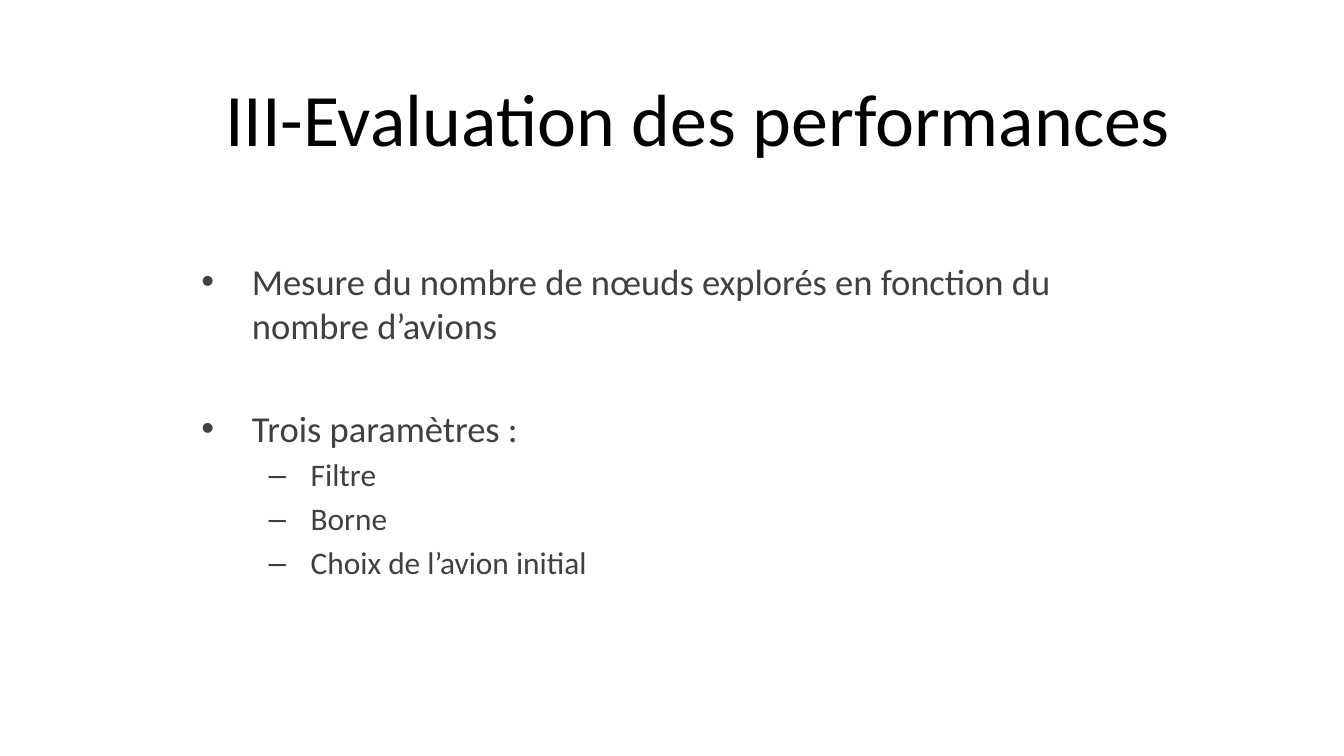
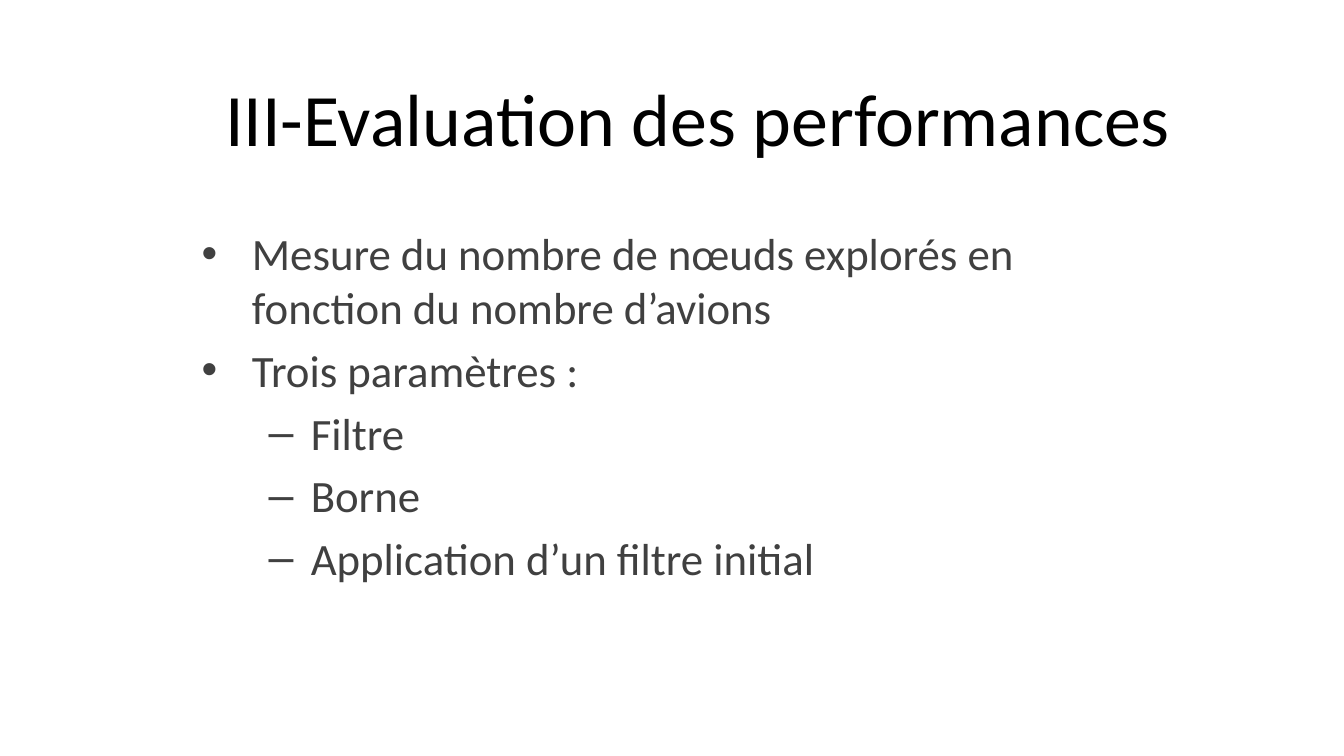
Before and after one commit to doriancoste/conflicts_resolution, a slide deck: slide 14 of presentation.pptx. Drawn at 1344x756 pixels with LibreOffice and Linux fonts; fonts in the diff are those of the drawing; background and template pictures are left out. Boxes give left, top, right and bottom in pixels: in the first picture for what was removed or moved away, otherwise in the second. Text is boxed around its words. In the diff, an @@ line names an element or a change of style, - is before the commit and + after.

```diff
--- a/presentation.pptx
+++ b/presentation.pptx
@@ text "Mesure du nombre de nœuds ...": place and size @@
-text "Mesure du nombre de nœuds ..." at box(252, 269, 1050, 574)
+text "Mesure du nombre de nœuds ..." at box(252, 239, 1014, 583)
@@ text at box(252, 239, 1014, 513): size 19.6 to 24 pt in "Mesure du nombre de nœuds explorés en ...", "Trois paramètres :"; size 16.8 to 24 pt in "Filtre", "Borne"; more space between paragraphs @@
@@ text at box(311, 543, 814, 583): text changed; size 16.8 to 24 pt @@
-  – Choix de l’avion initial
+  – Application d’un filtre initial
```
Also in this commit, not shown: 8 other slides changed, 1 slide removed, 1 other file.
